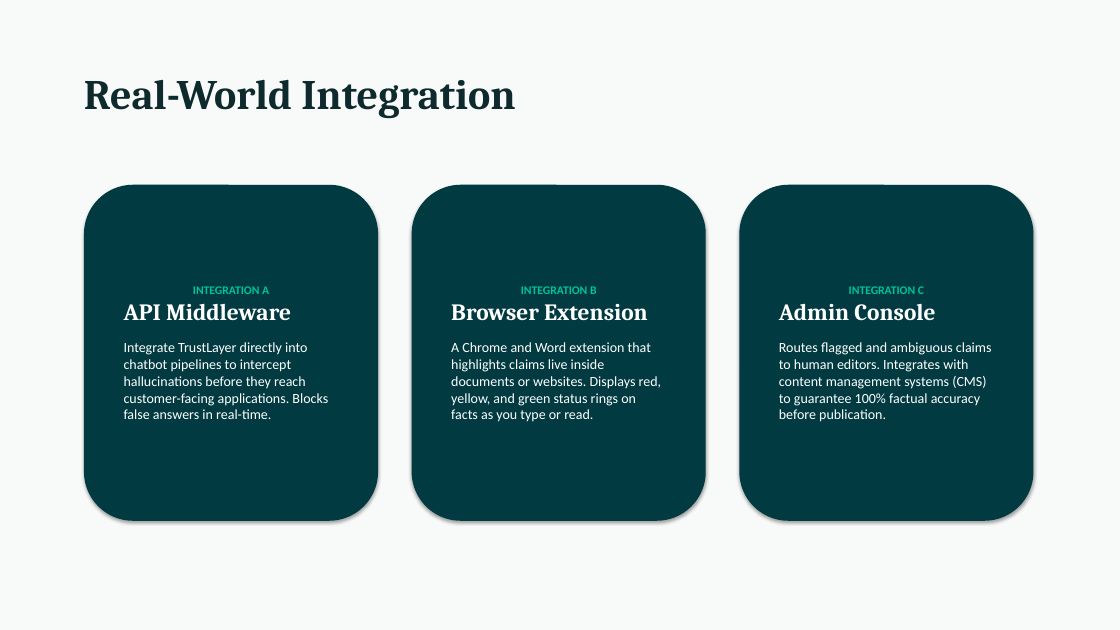
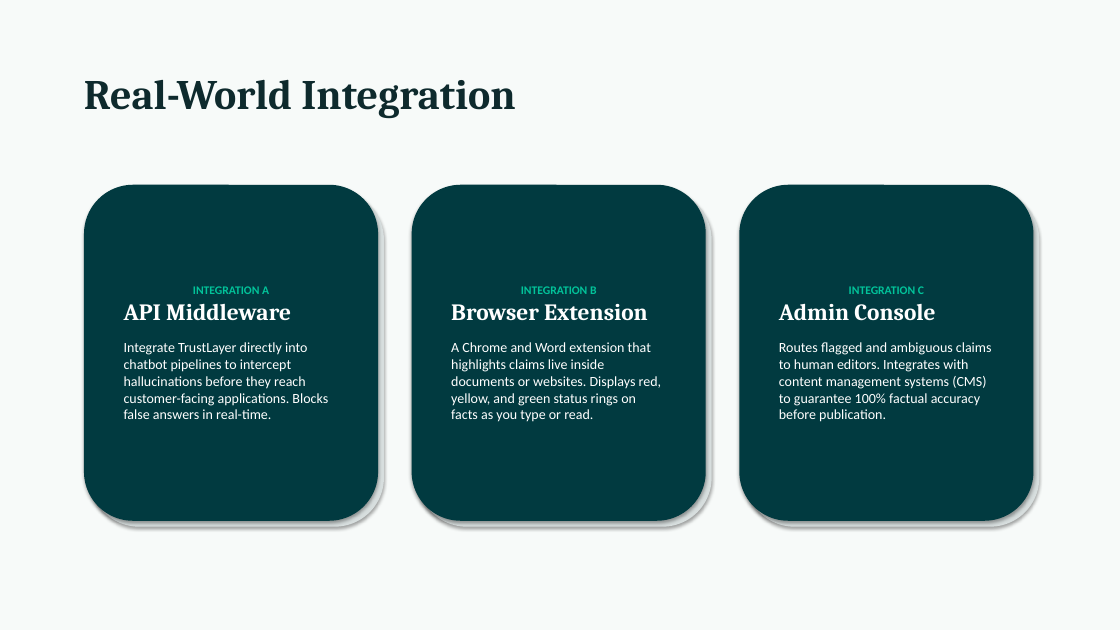
Before and after one commit to priya-patel-dev/innovahack, a slide deck: slide 6 of TrustLayer_Pitch_Deck.pptx. Drawn at 1120x630 pixels with LibreOffice and Linux fonts; fonts in the diff are those of the drawing. Boxes give left, top, right and bottom in pixels: in the first picture for what was removed or moved away, otherwise in the second. Text is boxed around its words. In the diff, an @@ line names an element or a change of style, - is before the commit and + after.

```diff
--- a/TrustLayer_Pitch_Deck.pptx
+++ b/TrustLayer_Pitch_Deck.pptx
@@ rounded rectangle added at [90,191,384,527], fill #D7DEDE @@
@@ rounded rectangle added at [418,191,712,527], fill #D7DEDE @@
@@ rounded rectangle added at [745,191,1039,527], fill #D7DEDE @@
```
Also in this commit, not shown: 6 other slides changed, 7 other files.
